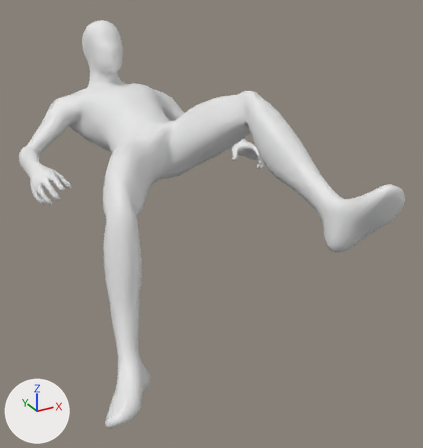
The Blender file neverlast10seconds/Assets/Models/Source/Alien_Posed.blend as it was, and as the next commit left it.
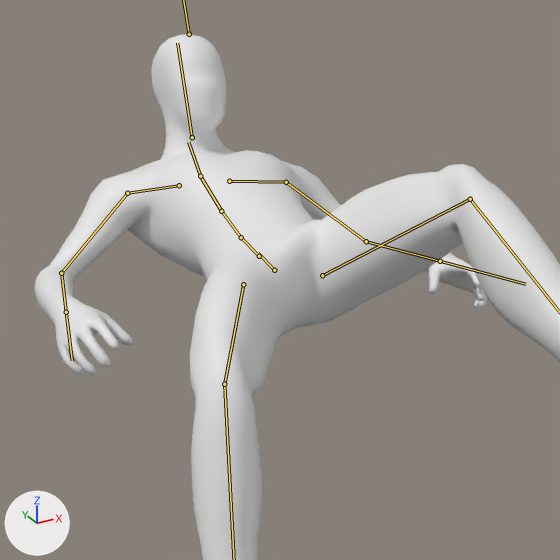
There are two pictures of each version: one whole from a camera (50 mm lens) standing at (-0.849, -1.994, 0.719) and looking at (0.091, -0.286, -0.135), one close up on the part from 0% to 72% of the width and 0% to 68% of the height. Every picture has the same lights, and +X, +Y and +Z are marked at lower left. Both versions are drawn at frame 70 of the action 'Armature|mixamo.com|Layer0'; the numbers are the values there. The bones that bend it are drawn over the model as lines in the close-ups.

The first close-up shows 'Human_BaseMesh'.
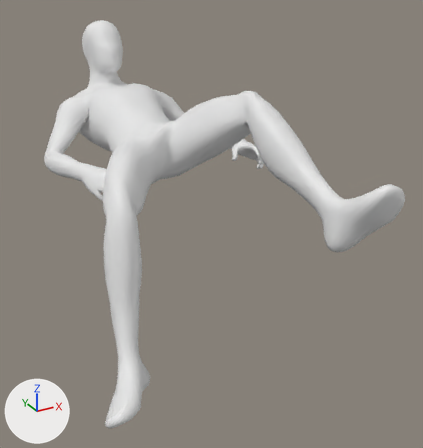
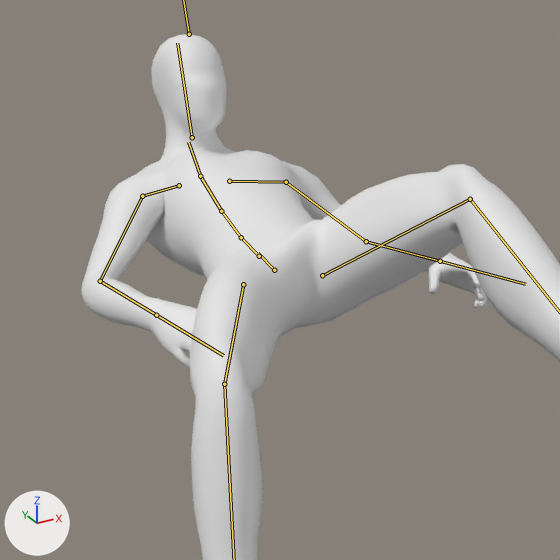
Location of each change, (x1, y1, x2, y2) in pixels of the close-ups (560 x 560 px):
'Human_BaseMesh', posed
    before: (35, 34, 560, 560)
    after: (81, 34, 560, 560)
bone 'mixamorig:RightShoulder', root to tip
    before: (179, 185) to (127, 193)
    after: (179, 185) to (142, 196)

The edits, one by one:
Bone 'mixamorig:RightShoulder' (bone_mixamorig_rightshoulder) turns from (-10, -3, -7) to (9, -3, -16) degrees about its own x, y and z.
